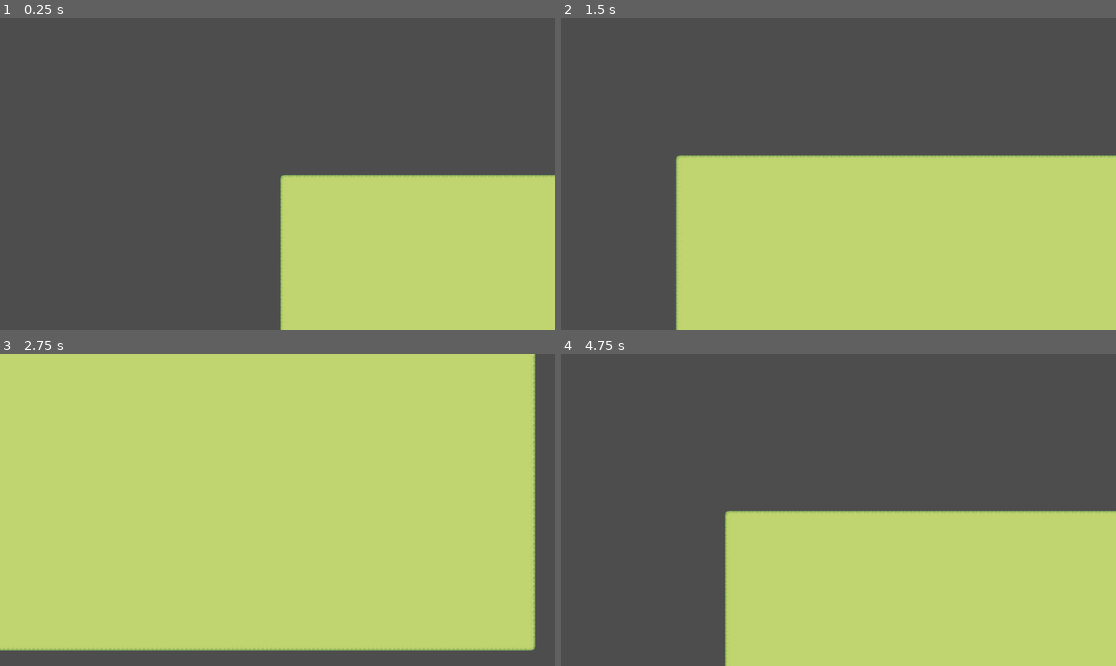
Above: before the commit, frames 1-4 (two rows, left to right).
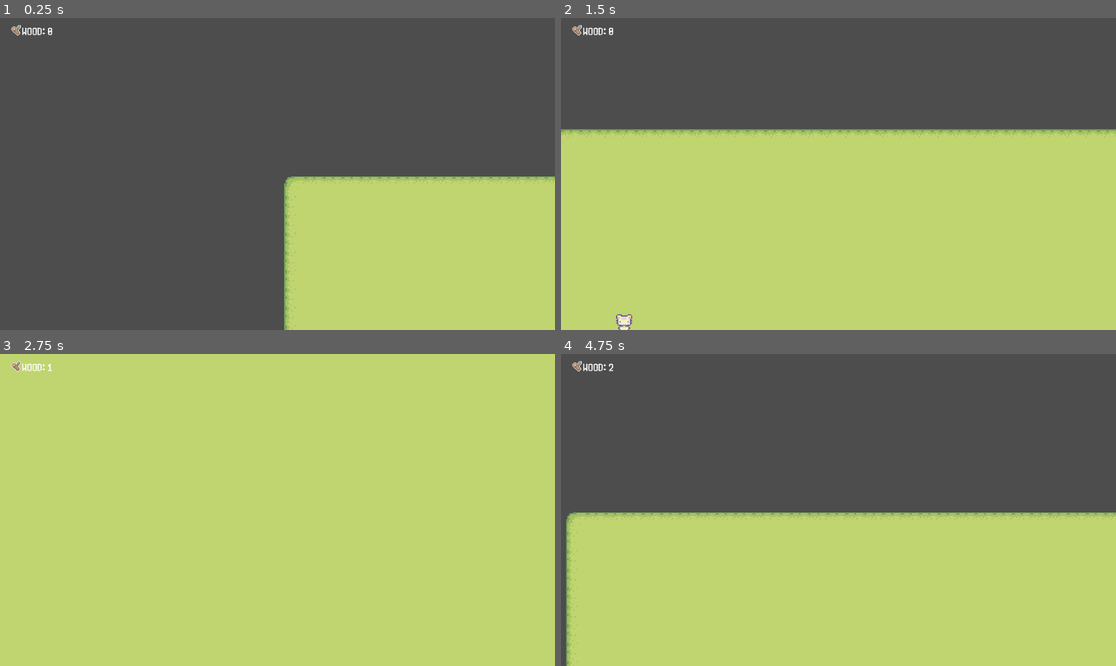
Above: after the commit, the same moments.

Repository: Cibelette/idydlle
Game: Godot game, scene res://Scenes/game.tscn
Same seed, same stepped clock (60 frames per second), same inputs: the game is played once before the commit and once after it. The project has no main scene, so this scene is started directly.
Inputs (mouse positions are in pixels of both pictures, inside the frame that each line leads up to):
- Up to frame 1 (0.25 s): no input
- Up to frame 2 (1.5 s): tap Enter at 0.5 s; move the mouse to (960, 158) at 0.52 s; hold D (move_right) 0.53-1.28 s; tap Mouse wheel up (zoom_in) at 0.6 s; move the mouse to (727, 189) at 1.27 s; hold S (move_down) from 1.28 s (still down); tap Mouse wheel down (zoom_out) at 1.35 s
- Up to frame 3 (2.75 s): move the mouse to (333, 441) at 2.02 s; release S (move_down) at 2.03 s; hold D (move_right) from 2.03 s (still down); tap Mouse wheel up (zoom_in) at 2.1 s
- Up to frame 4 (4.75 s): move the mouse to (810, 572) at 2.77 s; release D (move_right) at 2.78 s; hold W (move_up) 2.78-3.53 s; tap Mouse wheel down (zoom_out) at 2.85, 4.35 s; move the mouse to (1005, 556) at 3.52 s; hold A (move_left) from 3.53 s (still down); tap Mouse wheel up (zoom_in) at 3.6 s; move the mouse to (672, 463) at 4.27 s

The runs differ from the first frame. In frame 1, 1.7% of the frame differs, in the area x 2-100%, y 2-100%; in frame 2, 21%, in the area x 0-100%, y 2-100%; in frame 3, 9.2%; in frame 4, 16%.

Commit message:
added creatureData, game's Globals and basic ressources counter HUD

Diff:
--- /dev/null
+++ b/Cat.tres
@@ -0,0 +1,8 @@
+[gd_resource type="Resource" script_class="CreatureData" format=3 uid="uid://dkca2tpu0yrm2"]
+
+[ext_resource type="Script" uid="uid://bmqoq12meetm6" path="res://Scripts/CreatureData.gd" id="1_o26ci"]
+
+[resource]
+script = ExtResource("1_o26ci")
+species_name = "Cat"
+metadata/_custom_type_script = "uid://bmqoq12meetm6"
--- a/Scenes/UI.tscn
+++ /dev/null
@@ -1,12 +0,0 @@
-[gd_scene format=3 uid="uid://pwqshwpwjb57"]
-
-[node name="Control" type="Control" unique_id=1290331133]
-layout_mode = 3
-anchors_preset = 0
-offset_right = 40.0
-offset_bottom = 40.0
-
-[node name="TextureRect" type="TextureRect" parent="." unique_id=1927818070]
-layout_mode = 0
-offset_right = 40.0
-offset_bottom = 40.0
--- /dev/null
+++ b/Scenes/cat.tscn
@@ -0,0 +1,37 @@
+[gd_scene format=3 uid="uid://02fm25c7lmj4"]
+
+[ext_resource type="Texture2D" uid="uid://c4365kfxwflrh" path="res://Assets/Characters/Basic Charakter Spritesheet.png" id="1_0xcsw"]
+[ext_resource type="Script" uid="uid://dhvbwx3psmngh" path="res://Scripts/Cat.gd" id="2_23j0x"]
+
+[sub_resource type="AtlasTexture" id="AtlasTexture_23j0x"]
+atlas = ExtResource("1_0xcsw")
+region = Rect2(0, 0, 48, 48)
+
+[sub_resource type="AtlasTexture" id="AtlasTexture_r2uub"]
+atlas = ExtResource("1_0xcsw")
+region = Rect2(48, 0, 48, 48)
+
+[sub_resource type="SpriteFrames" id="SpriteFrames_4x4tm"]
+animations = [{
+"frames": [{
+"duration": 1.0,
+"texture": SubResource("AtlasTexture_23j0x")
+}, {
+"duration": 1.0,
+"texture": SubResource("AtlasTexture_r2uub")
+}],
+"loop": true,
+"name": &"default",
+"speed": 5.0
+}]
+
+[node name="CharacterBody2D" type="CharacterBody2D" unique_id=77996297]
+script = ExtResource("2_23j0x")
+
+[node name="AnimatedSprite2D" type="AnimatedSprite2D" parent="." unique_id=1207395925]
+sprite_frames = SubResource("SpriteFrames_4x4tm")
+autoplay = "default"
+
+[node name="Timer" type="Timer" parent="." unique_id=932620505]
+
+[connection signal="timeout" from="Timer" to="." method="_on_timer_timeout"]
--- a/Scenes/game.tscn
+++ b/Scenes/game.tscn
@@ -2,7 +2,10 @@
 
 [ext_resource type="Texture2D" uid="uid://df4rpok0h54iw" path="res://Assets/Tilesets/Grass.png" id="1_ebmjs"]
 [ext_resource type="PackedScene" uid="uid://b5y1p60sjngof" path="res://Scenes/rts_camera.tscn" id="2_qxrlw"]
-[ext_resource type="PackedScene" uid="uid://pwqshwpwjb57" path="res://Scenes/UI.tscn" id="3_wrm1d"]
+[ext_resource type="Script" uid="uid://bif8gpgl5rfxr" path="res://Scripts/ressources.gd" id="3_wrm1d"]
+[ext_resource type="PackedScene" uid="uid://02fm25c7lmj4" path="res://Scenes/cat.tscn" id="4_3dryh"]
+[ext_resource type="Resource" uid="uid://dkca2tpu0yrm2" path="res://Cat.tres" id="5_wowpa"]
+[ext_resource type="PackedScene" uid="uid://pwqshwpwjb57" path="res://Scenes/wood_count.tscn" id="6_i6g32"]
 
 [sub_resource type="TileSetAtlasSource" id="TileSetAtlasSource_qxrlw"]
 texture = ExtResource("1_ebmjs")
@@ -90,4 +93,28 @@
 
 [node name="RTSCamera" parent="." unique_id=429112930 instance=ExtResource("2_qxrlw")]
 
-[node name="Control" parent="." unique_id=1290331133 instance=ExtResource("3_wrm1d")]
+[node name="Ressources" type="Node" parent="." unique_id=164217805]
+script = ExtResource("3_wrm1d")
+
+[node name="CharacterBody2D" parent="." unique_id=77996297 instance=ExtResource("4_3dryh")]
+position = Vector2(158, 170)
+creature_info = ExtResource("5_wowpa")
+
+[node name="CanvasLayer" type="CanvasLayer" parent="." unique_id=696807847]
+
+[node name="Control" type="Control" parent="CanvasLayer" unique_id=705926989]
+layout_mode = 3
+anchor_left = 0.03
+anchor_top = 0.04
+anchor_right = 0.082
+anchor_bottom = 0.082
+offset_right = 40.0
+offset_bottom = 40.0
+
+[node name="VBoxContainer" type="VBoxContainer" parent="CanvasLayer/Control" unique_id=1474244560]
+layout_mode = 0
+offset_right = 40.0
+offset_bottom = 40.0
+
+[node name="wood_count" parent="CanvasLayer/Control/VBoxContainer" unique_id=1290331133 instance=ExtResource("6_i6g32")]
+layout_mode = 2
--- a/Scenes/rts_camera.tscn
+++ b/Scenes/rts_camera.tscn
@@ -8,5 +8,6 @@
 script = ExtResource("1_y3i48")
 
 [node name="Camera2D" type="Camera2D" parent="." unique_id=1091824916]
+zoom = Vector2(4, 4)
 position_smoothing_enabled = true
 script = SubResource("GDScript_sa8aq")
--- /dev/null
+++ b/Scenes/wood_count.tscn
@@ -0,0 +1,28 @@
+[gd_scene format=3 uid="uid://pwqshwpwjb57"]
+
+[ext_resource type="FontFile" uid="uid://duvw337a7kvgq" path="res://Assets/Sprout Lands - UI Pack - Basic pack/fonts/pixelFont-7-8x14-sproutLands.ttf" id="1_nxvpl"]
+[ext_resource type="Script" uid="uid://b46ajwp2vybi0" path="res://Scripts/wood_counter.gd" id="2_55f1t"]
+[ext_resource type="Texture2D" uid="uid://bnfmh1mrrdpos" path="res://Assets/Objects/Basic_tools_and_meterials.png" id="2_dewlx"]
+
+[node name="wood_count" type="Control" unique_id=1290331133]
+layout_mode = 3
+anchors_preset = 0
+offset_right = 40.0
+offset_bottom = 40.0
+
+[node name="Label" type="Label" parent="." unique_id=1706065684]
+layout_mode = 0
+offset_left = 19.0
+offset_top = -9.0
+offset_right = 59.0
+offset_bottom = 14.0
+theme_override_fonts/font = ExtResource("1_nxvpl")
+theme_override_font_sizes/font_size = 32
+text = "0"
+script = ExtResource("2_55f1t")
+
+[node name="Sprite2D" type="Sprite2D" parent="." unique_id=1652790207]
+scale = Vector2(2.5, 2.5)
+texture = ExtResource("2_dewlx")
+region_enabled = true
+region_rect = Rect2(16.267159, 16.337044, 16.053513, 15.662956)
--- /dev/null
+++ b/Scripts/Cat.gd
@@ -0,0 +1,28 @@
+extends CharacterBody2D
+
+# This allows you to drag and drop your .tres files (Rabbit, Bear, etc.) in the Inspector
+@export var creature_info: CreatureData
+
+@onready var timer: Timer = $Timer
+#@onready var sprite: Sprite2D = $Sprite2D
+#@onready var label: Label = $NameLabel
+
+func _ready():
+	# 1. Check if we actually assigned data to this creature
+	if creature_info:
+		setup_creature()
+	else:
+		print("Warning: No CreatureData assigned to this scene!")
+
+func setup_creature():
+
+
+	# 3. Configure the timer based on the data
+	timer.wait_time = creature_info.produce_time
+	timer.start()
+
+# 4. This function runs every time the Timer hits 0
+func _on_timer_timeout():
+	# Access our Global script to add the resources
+	# Note: We assume Global.gd has a function called 'add_resource'
+	Global.add_resource(creature_info.resource_type, creature_info.produce_amount)
--- /dev/null
+++ b/Scripts/CreatureData.gd
@@ -0,0 +1,9 @@
+extends Resource
+
+class_name CreatureData # This turns it into a "Class" you can use everywhere
+
+@export var species_name: String = "New Creature"
+@export var icon: Texture2D # For the cute art
+@export var produce_amount: int = 1
+@export var produce_time: float = 2.0 # How many seconds it takes to work
+@export var resource_type: String = "Wood" # Wood, Stone, etc.
--- /dev/null
+++ b/Scripts/Global.gd
@@ -0,0 +1,20 @@
+extends Node
+
+signal inventory_updated
+# A Dictionary is perfect for keeping track of multiple resource types
+var inventory = {
+	"Wood": 0,
+	"Berry": 0,
+	"Stone": 0
+}
+
+
+func add_resource(type: String, amount: int):
+	if inventory.has(type):
+		inventory[type] += amount
+		print("Gained ", amount, " ", type, "! Total: ", inventory[type])
+		# This is where you would tell your HUD to update its text
+		inventory_updated.emit()
+
+	else:
+		print("Error: Resource type '", type, "' doesn't exist in inventory!")
--- /dev/null
+++ b/Scripts/ressources.gd
@@ -0,0 +1,3 @@
+extends Node
+
+var wood_count = 0
--- /dev/null
+++ b/Scripts/wood_counter.gd
@@ -0,0 +1,12 @@
+extends Label
+
+func _ready():
+	# 1. Update the text immediately when the game starts
+	update_display()
+
+	# 2. Tell the Global script: "Whenever you shout 'inventory_updated', run my update_display function"
+	Global.inventory_updated.connect(update_display)
+
+func update_display():
+	# Get the number from the Global brain and show it
+	text = "Wood: " + str(Global.inventory["Wood"])
--- a/project.godot
+++ b/project.godot
@@ -13,6 +13,15 @@
 config/name="Idydle"
 config/features=PackedStringArray("4.6", "Forward Plus")
 config/icon="res://icon.svg"
+
+[autoload]
+
+Global="*uid://u50owy08q3dw"
+
+[display]
+
+window/size/viewport_width=1920
+window/size/viewport_height=1080
 
 [input]
 
@@ -57,4 +66,5 @@
 
 [rendering]
 
+textures/canvas_textures/default_texture_filter=0
 rendering_device/driver.windows="d3d12"
Not shown, added: Scripts/Cat.gd.uid
Not shown, added: Scripts/CreatureData.gd.uid
Not shown, added: Scripts/Global.gd.uid
Not shown, added: Scripts/ressources.gd.uid
Not shown, added: Scripts/wood_counter.gd.uid
